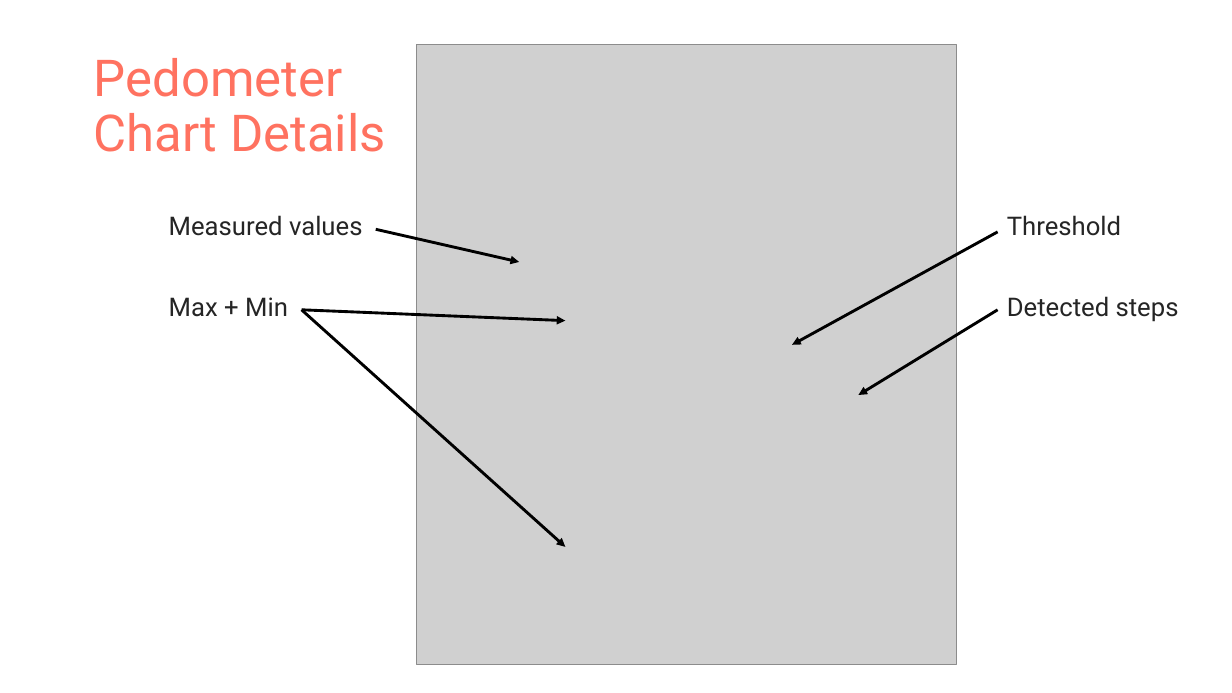
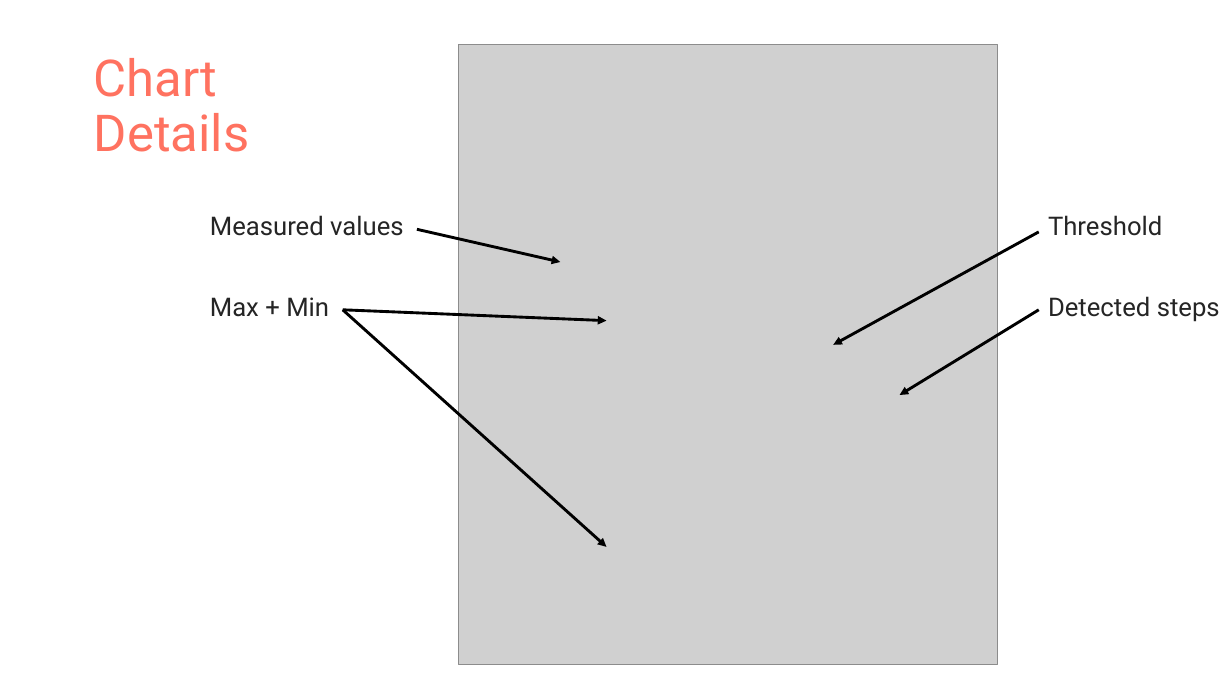
Before and after one commit to EvaJobst/MobileSports, a slide deck: slide 11 of Mountaineer.pptx (slide 16 before the commit). Drawn at 1232x693 pixels with LibreOffice and Linux fonts; fonts in the diff are those of the drawing; grey boxes stand for pictures. Boxes give left, top, right and bottom in pixels: in the first picture for what was removed or moved away, otherwise in the second. Text is boxed around its words. In the diff, an @@ line names an element or a change of style, - is before the commit and + after.

```diff
--- a/Mountaineer.pptx
+++ b/Mountaineer.pptx
@@ title at box(94, 58, 249, 152): text changed @@
-Pedometer
-Chart Details
+Chart
+Details
@@ 5 arrows, 2 texts, 1 picture: place and size @@
-5 arrows, 2 texts, 1 picture at box(169, 44, 1179, 665)
+5 arrows, 2 texts, 1 picture at box(210, 44, 1220, 665)
```
Also in this commit, not shown: 5 other slides changed, 3 slides added, 6 slides removed.
